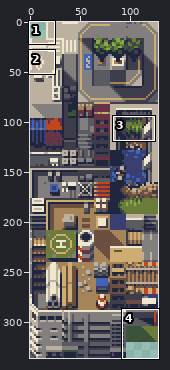
Two versions of one sprite sheet, QuarantineJam/Levels/city_tile_set.png. The picture above shows the old version from afar; the outline marks the close-up.
Close-up. Before:
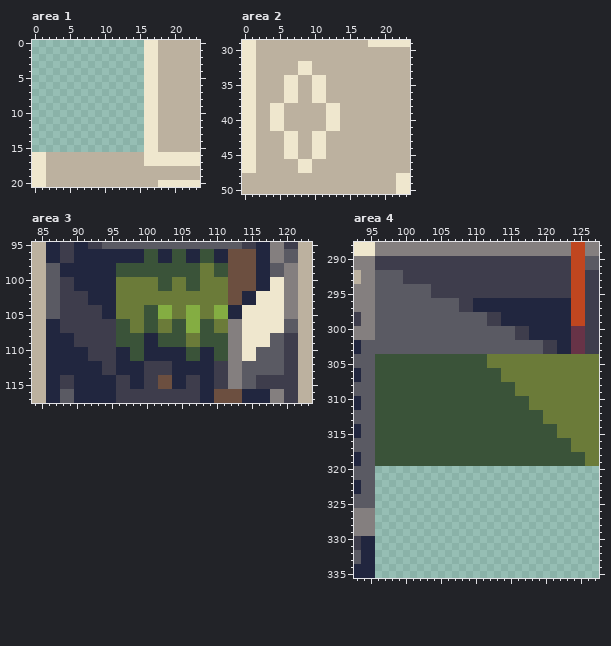
The file is 128x336 pixels. Shown: area 1: x 0..23, y 0..20; area 2: x 0..23, y 29..50; area 3: x 84..123, y 95..117; area 4: x 93..127, y 288..335. The commit also changed other parts of the picture, which this record leaves out.
New version:
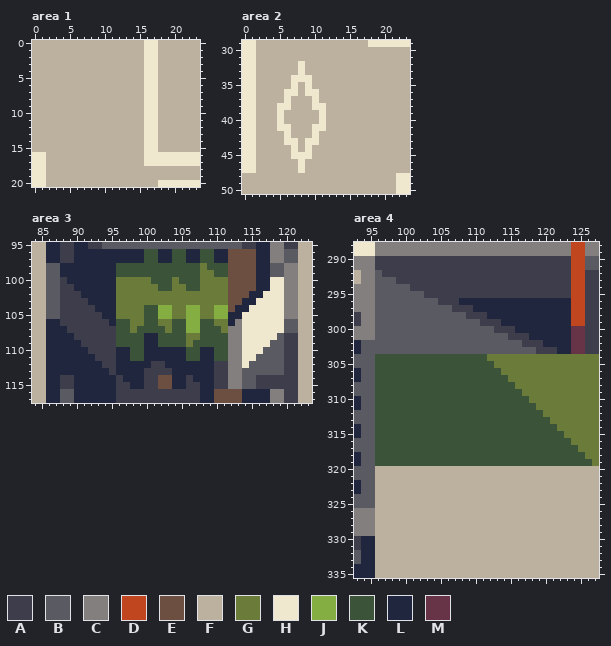
Palette (. is transparent): A #3e3d4c  B #5a5a63  C #847f7f  D #c0461f  E #6c4f40  F #bcb19f  G #6b7b39  H #efe7ce  J #84ad42  K #3a5339  L #21263f  M #673347
Diff:
Changed rows in their new state; - is an unchanged pixel.
Area 1:
first column x 0:
 0 FFFFFFFFFFFFFFFF
 1 FFFFFFFFFFFFFFFF
 2 FFFFFFFFFFFFFFFF
 3 FFFFFFFFFFFFFFFF
 4 FFFFFFFFFFFFFFFF
 5 FFFFFFFFFFFFFFFF
 6 FFFFFFFFFFFFFFFF
 7 FFFFFFFFFFFFFFFF
 8 FFFFFFFFFFFFFFFF
 9 FFFFFFFFFFFFFFFF
10 FFFFFFFFFFFFFFFF
11 FFFFFFFFFFFFFFFF
12 FFFFFFFFFFFFFFFF
13 FFFFFFFFFFFFFFFF
14 FFFFFFFFFFFFFFFF
15 FFFFFFFFFFFFFFFF
Area 2:
first column x 4:
32 -----F----
33 -----F----
34 --F-HHFF--
35 --F--HFF--
36 -----H-F--
37 ---F---F--
38 F-H---HHFF
39 F------HFF
40 F------HFF
41 F-H---HHFF
42 ---F---F--
43 -----H-F--
44 --F--HFF--
45 --F-HHFF--
46 -----F----
47 -----F----
Area 3:
first column x 88:
 98 ---------------------K---------
100 -L-----------K---K-------------
102 ---L----------------------E-L--
104 -----L------------------E-L----
106 -------L----------------L------
107 L----------K--K-------K--------
108 ------------------------------H
109 --L----------------K-----------
110 ----------------------------H--
111 ----L--------------------------
112 ------------L--L----------H----
113 ------L------------------------
114 ---------L---------L-----------
Area 4:
first column x 96:
292 -AAA----------------------------
293 ---A----------------------------
294 -----AAA------------------------
295 -------A------------------------
296 ---------AAALL------------------
297 -----------A--------------------
298 -------------AAALL--------------
299 ---------------A----------------
300 -----------------AAALL----------
301 -------------------A------------
302 ---------------------AAALL------
303 -----------------------A--------
305 ----------------K---------------
307 ------------------K-------------
309 --------------------K-----------
311 ----------------------K---------
313 ------------------------K-------
315 --------------------------K-----
317 ----------------------------K---
319 ------------------------------K-
320 FFFFFFFFFFFFFFFFFFFFFFFFFFFFFFFF
321 FFFFFFFFFFFFFFFFFFFFFFFFFFFFFFFF
322 FFFFFFFFFFFFFFFFFFFFFFFFFFFFFFFF
323 FFFFFFFFFFFFFFFFFFFFFFFFFFFFFFFF
324 FFFFFFFFFFFFFFFFFFFFFFFFFFFFFFFF
325 FFFFFFFFFFFFFFFFFFFFFFFFFFFFFFFF
326 FFFFFFFFFFFFFFFFFFFFFFFFFFFFFFFF
327 FFFFFFFFFFFFFFFFFFFFFFFFFFFFFFFF
328 FFFFFFFFFFFFFFFFFFFFFFFFFFFFFFFF
329 FFFFFFFFFFFFFFFFFFFFFFFFFFFFFFFF
330 FFFFFFFFFFFFFFFFFFFFFFFFFFFFFFFF
331 FFFFFFFFFFFFFFFFFFFFFFFFFFFFFFFF
332 FFFFFFFFFFFFFFFFFFFFFFFFFFFFFFFF
333 FFFFFFFFFFFFFFFFFFFFFFFFFFFFFFFF
334 FFFFFFFFFFFFFFFFFFFFFFFFFFFFFFFF
335 FFFFFFFFFFFFFFFFFFFFFFFFFFFFFFFF
Pixel boxes of the changes (left, top, right, bottom) in both close-ups:
added: (32, 40, 144, 152)
changed: (270, 61, 340, 173)
changed: (60, 263, 277, 382)
changed: (375, 270, 599, 578)
